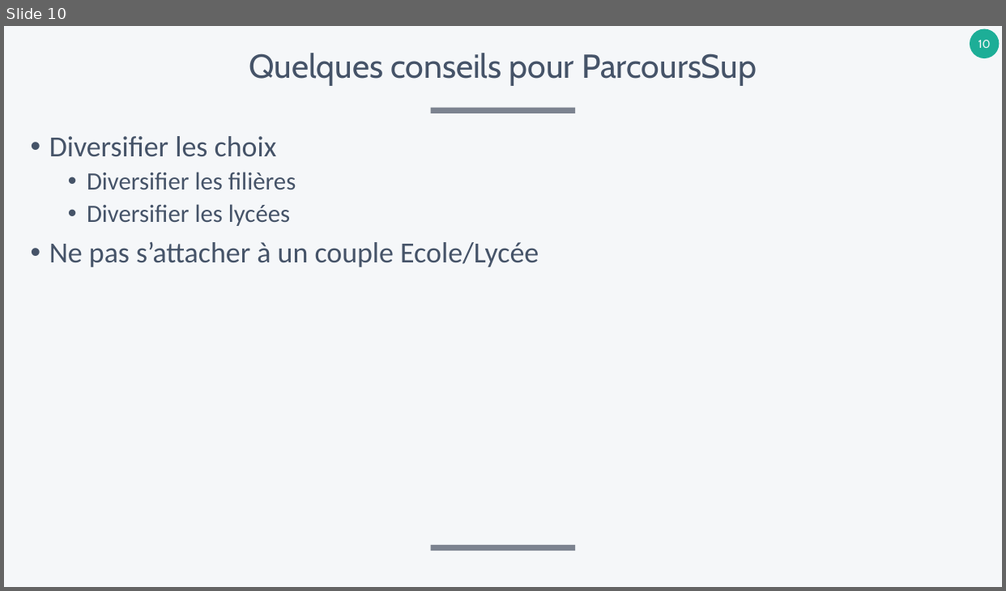
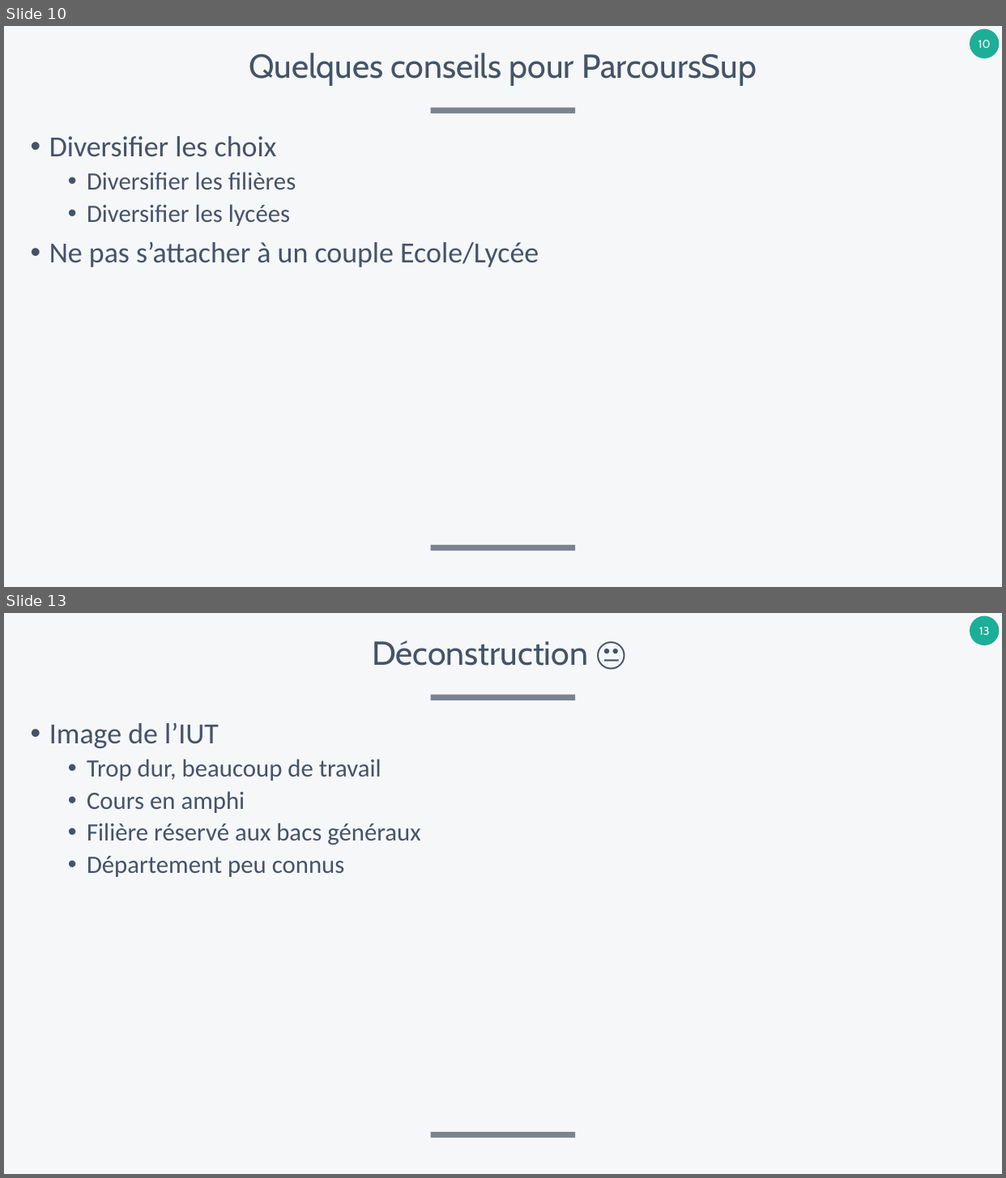
Before and after one commit to xpessoles/SI_Dev, a slide deck: Orientation/Orientation_PostBac.pptx. Shown one above the other, each under a label of ours: slide 10 before the commit, slides 10 and 13 after it; the slides between them are not shown. The pictures are 1006x591 and 1006x1178 pixels, drawn with LibreOffice and Linux fonts; fonts in the diff are those of the drawing. Boxes give left, top, right and bottom in pixels: in the first picture for what was removed or moved away, otherwise in the second. Text is boxed around its words. In the diff, an @@ line names an element or a change of style, - is before the commit and + after.

```diff
--- a/Orientation/Orientation_PostBac.pptx
+++ b/Orientation/Orientation_PostBac.pptx
@@ slide 13 added at (4,613,1002,1174), background #F5F7F9; not listed: 3 template elements that a slide beside it also shows @@
@@ title added at (372,641,588,666), 32 pt, text #455368 @@
+Déconstruction 😐
@@ text added at (49,723,420,877), 24 pt, text #455368 @@
+• Image de l’IUT
+  • Trop dur, beaucoup de travail
+  • Cours en amphi
+  • Filière réservé aux bacs généraux
+  • Département peu connus
```
Also in this commit, not shown: 4 slides changed, 9 other slides added.
